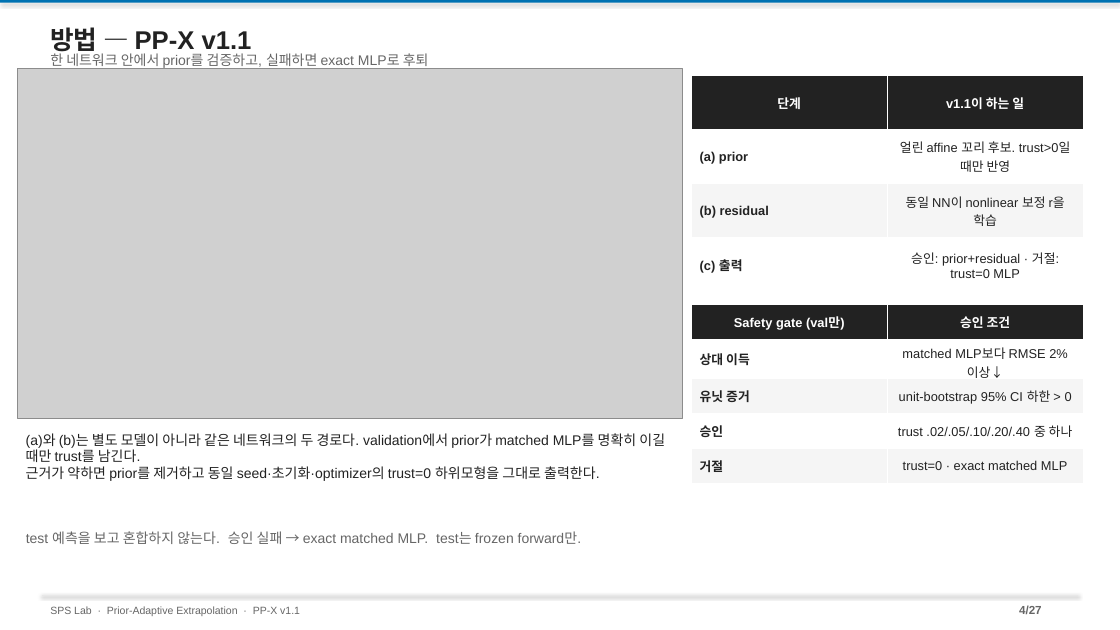
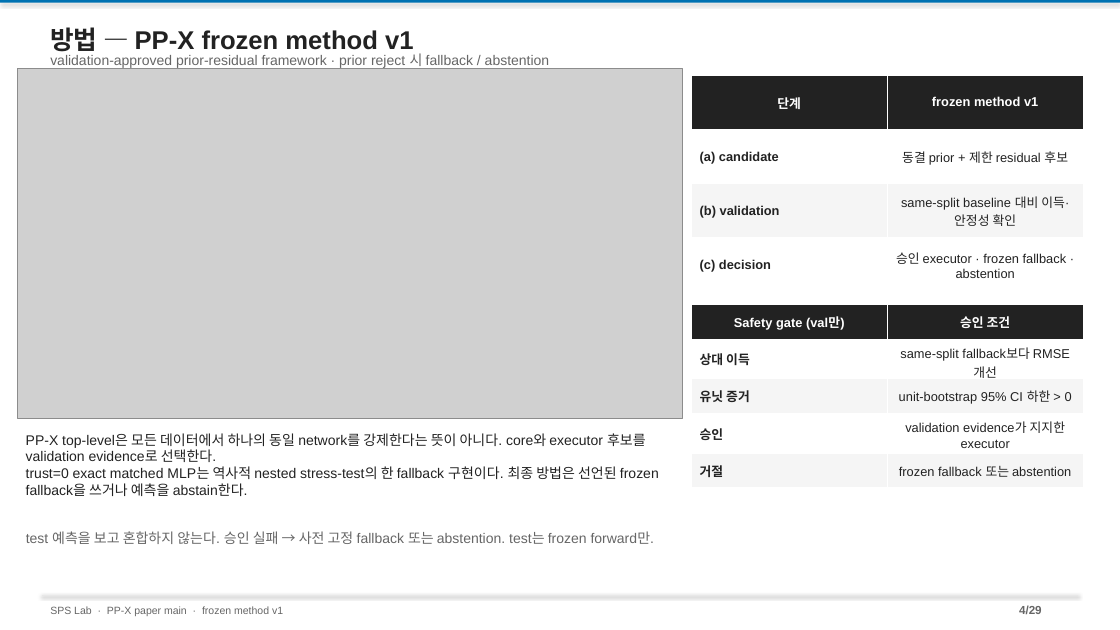
Before and after one commit to amumujs-create/pp_pae_total, a slide deck: slide 4 of output/PP_Research_Detailed_v2.pptx. Drawn at 1120x630 pixels with LibreOffice and Linux fonts; fonts in the diff are those of the drawing; grey boxes stand for pictures. Boxes give left, top, right and bottom in pixels: in the first picture for what was removed or moved away, otherwise in the second. Text is boxed around its words. In the diff, an @@ line names an element or a change of style, - is before the commit and + after.

```diff
--- a/output/PP_Research_Detailed_v2.pptx
+++ b/output/PP_Research_Detailed_v2.pptx
@@ text at bbox=[50, 27, 414, 52]: text changed @@
-방법 — PP-X v1.1
+방법 — PP-X frozen method v1
@@ text at bbox=[50, 53, 549, 69]: text changed @@
-한 네트워크 안에서 prior를 검증하고, 실패하면 exact MLP로 후퇴
+validation-approved prior-residual framework · prior reject 시 fallback / abstention
@@ table at bbox=[691, 76, 1083, 292] @@
-row 1, column 2: v1.1이 하는 일
+row 1, column 2: frozen method v1
-row 2, column 1: (a) prior
+row 2, column 1: (a) candidate
-row 2, column 2: 얼린 affine 꼬리 후보. trust>0일 때만 반영
+row 2, column 2: 동결 prior + 제한 residual 후보
-row 3, column 1: (b) residual
+row 3, column 1: (b) validation
-row 3, column 2: 동일 NN이 nonlinear 보정 r을 학습
+row 3, column 2: same-split baseline 대비 이득·안정성 확인
-row 4, column 1: (c) 출력
+row 4, column 1: (c) decision
-row 4, column 2: 승인: prior+residual · 거절: trust=0 MLP
+row 4, column 2: 승인 executor · frozen fallback · abstention
@@ table at bbox=[691, 304, 1083, 481] @@
-row 2, column 2: matched MLP보다 RMSE 2% 이상↓
+row 2, column 2: same-split fallback보다 RMSE 개선
-row 4, column 2: trust .02/.05/.10/.20/.40 중 하나
+row 4, column 2: validation evidence가 지지한 executor
-row 5, column 2: trust=0 · exact matched MLP
+row 5, column 2: frozen fallback 또는 abstention
@@ text at bbox=[26, 433, 659, 496]: text changed @@
-(a)와 (b)는 별도 모델이 아니라 같은 네트워크의 두 경로다. validation에서 prior가 matched MLP를 명확히 이길 때만 trust를 남긴다.
-근거가 약하면 prior를 제거하고 동일 seed·초기화·optimizer의 trust=0 하위모형을 그대로 출력한다.
+PP-X top-level은 모든 데이터에서 하나의 동일 network를 강제한다는 뜻이 아니다. core와 executor 후보를 validation evidence로 선택한다.
+trust=0 exact matched MLP는 역사적 nested stress-test의 한 fallback 구현이다. 최종 방법은 선언된 frozen fallback을 쓰거나 예측을 abstain한다.
@@ text at bbox=[26, 531, 655, 544]: text changed @@
-test 예측을 보고 혼합하지 않는다. 승인 실패 → exact matched MLP. test는 frozen forward만.
+test 예측을 보고 혼합하지 않는다. 승인 실패 → 사전 고정 fallback 또는 abstention. test는 frozen forward만.
@@ text at bbox=[50, 606, 283, 616]: text changed @@
-SPS Lab · Prior-Adaptive Extrapolation · PP-X v1.1
+SPS Lab · PP-X paper main · frozen method v1
@@ text at bbox=[1019, 605, 1042, 614]: text changed @@
-4/27
+4/29
```
Also in this commit, not shown: 26 other slides changed, 2 slides added, 11 other files.
